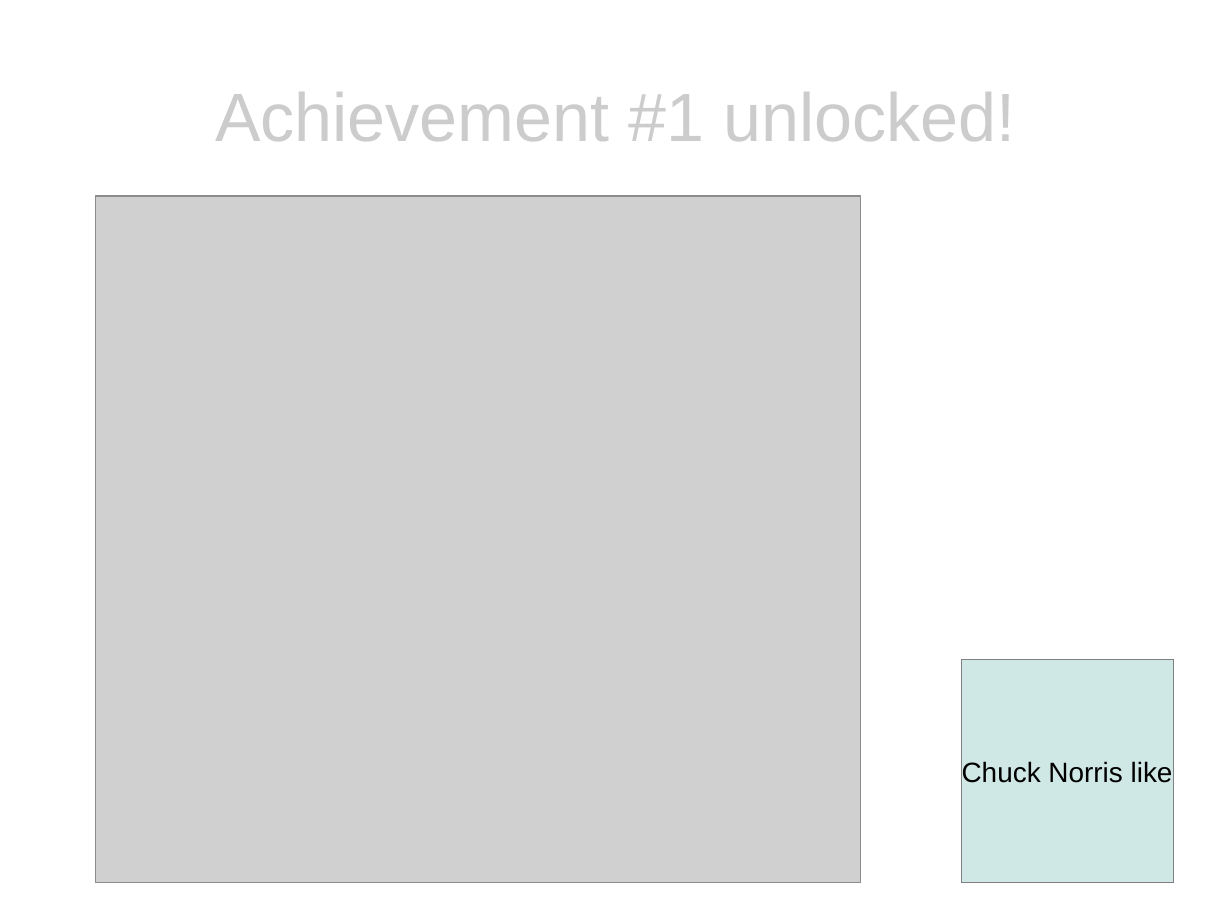
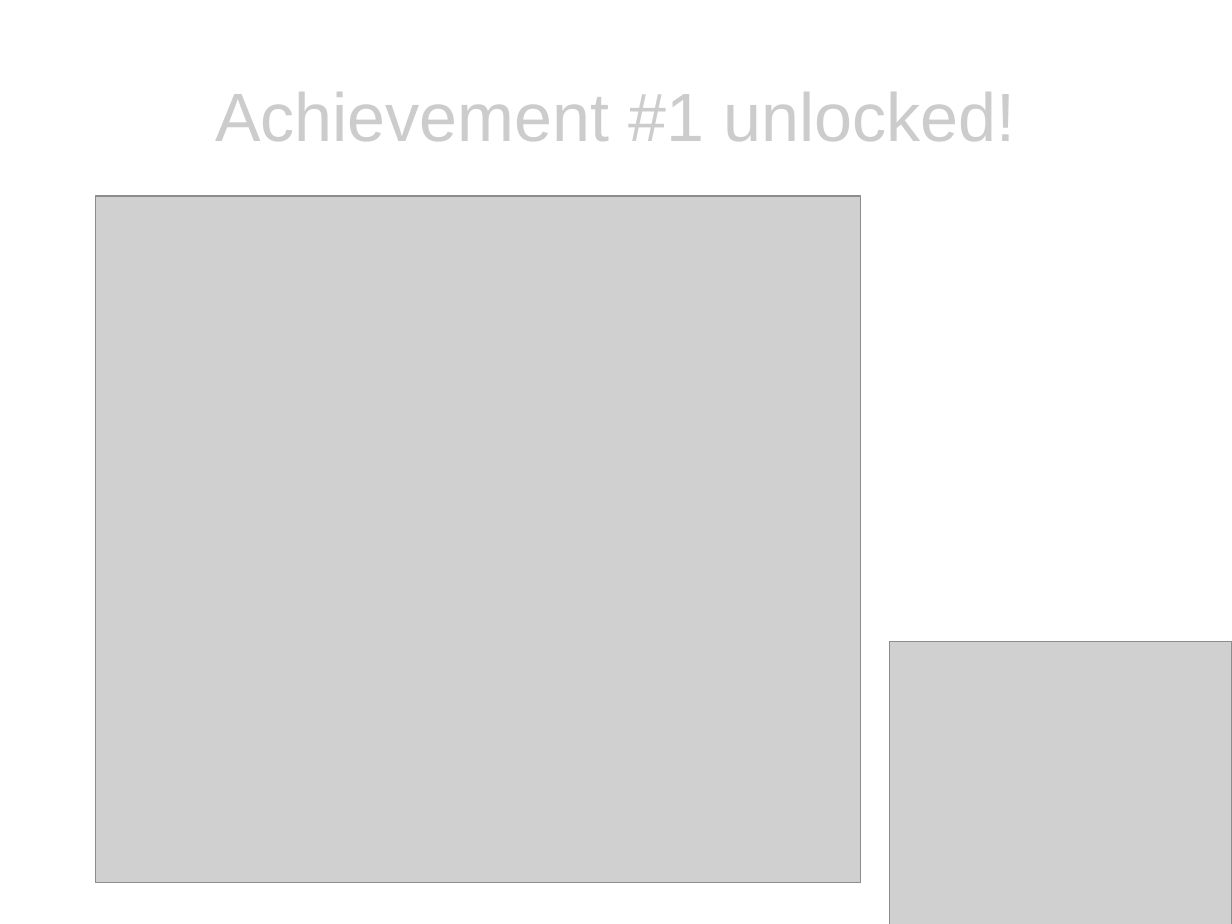
Before and after one commit to eclipse/recommenders, a slide deck: slide 5 of presentation/presentation.odp. Drawn at 1232x924 pixels with LibreOffice and Linux fonts; fonts in the diff are those of the drawing; grey boxes stand for pictures. Boxes give left, top, right and bottom in pixels: in the first picture for what was removed or moved away, otherwise in the second. Text is boxed around its words. In the diff, an @@ line names an element or a change of style, - is before the commit and + after.

```diff
--- a/presentation/presentation.odp
+++ b/presentation/presentation.odp
@@ picture added at (x1=890, y1=642, x2=1232, y2=924) @@
@@ rectangle removed at (x1=961, y1=660, x2=1174, y2=883) @@
-Chuck Norris like
```
Also in this commit, not shown: 4 other slides changed, 3 other files.
